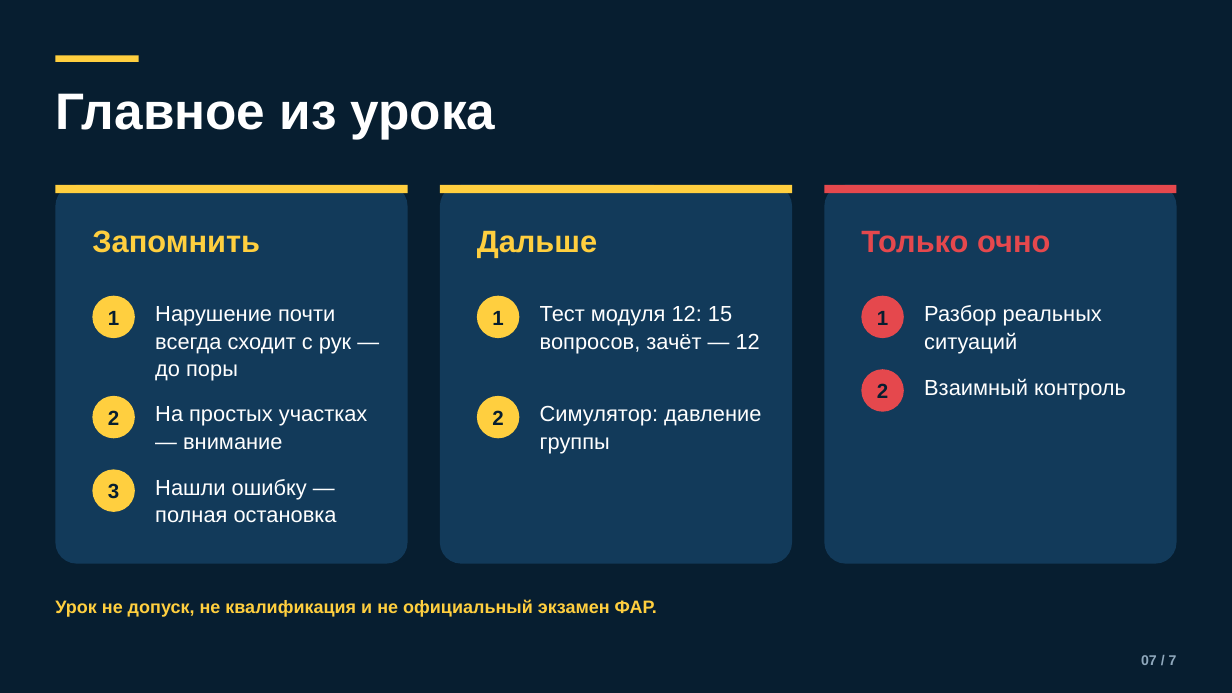
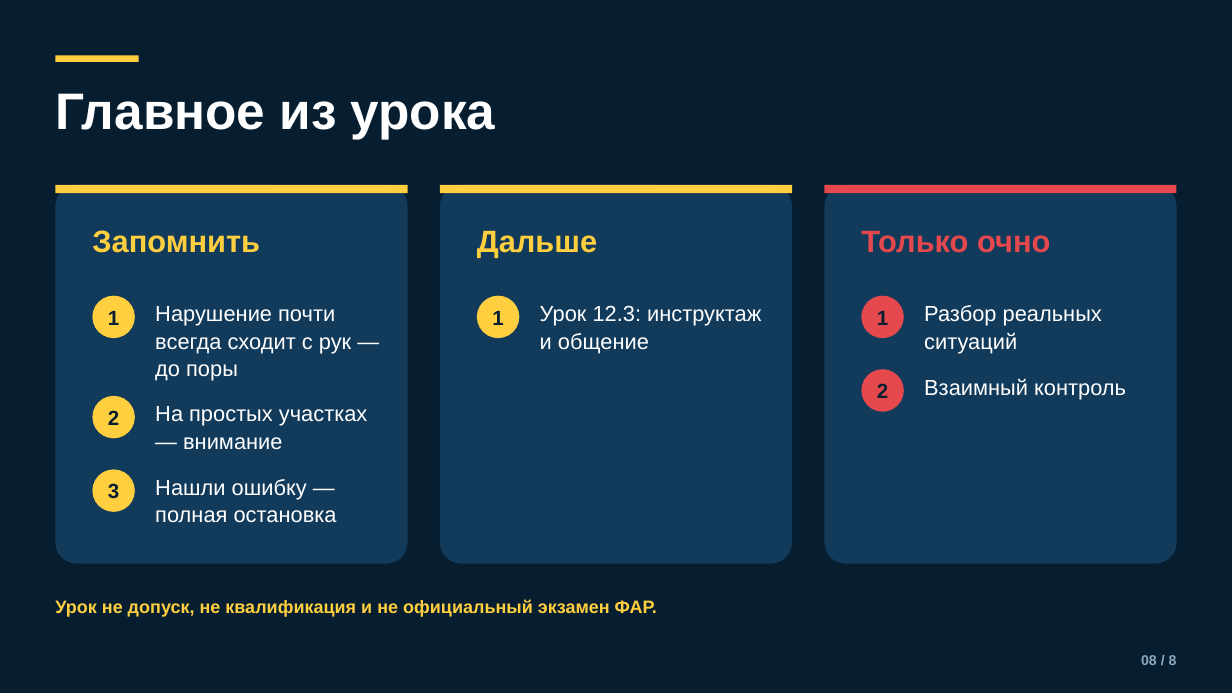
Before and after one commit to kirill54/far-education, a slide deck: slide 8 of presentations/lessons/M12-2_chelovecheskiy-faktor.pptx (slide 7 before the commit). Drawn at 1232x693 pixels with LibreOffice and Linux fonts; fonts in the diff are those of the drawing. Boxes give left, top, right and bottom in pixels: in the first picture for what was removed or moved away, otherwise in the second. Text is boxed around its words. In the diff, an @@ line names an element or a change of style, - is before the commit and + after.

```diff
--- a/presentations/lessons/M12-2_chelovecheskiy-faktor.pptx
+++ b/presentations/lessons/M12-2_chelovecheskiy-faktor.pptx
@@ text at (540, 305, 761, 353): text changed @@
-Тест модуля 12: 15 вопросов, зачёт — 12
+Урок 12.3: инструктаж и общение
@@ ellipse removed at (477, 396, 519, 438) @@
-2
@@ text removed at (540, 405, 761, 454) @@
-Симулятор: давление группы
@@ text at (1141, 655, 1177, 665): text changed @@
-07 / 7
+08 / 8
```
Also in this commit, not shown: 5 other slides changed, 1 slide added, 10 other files.
